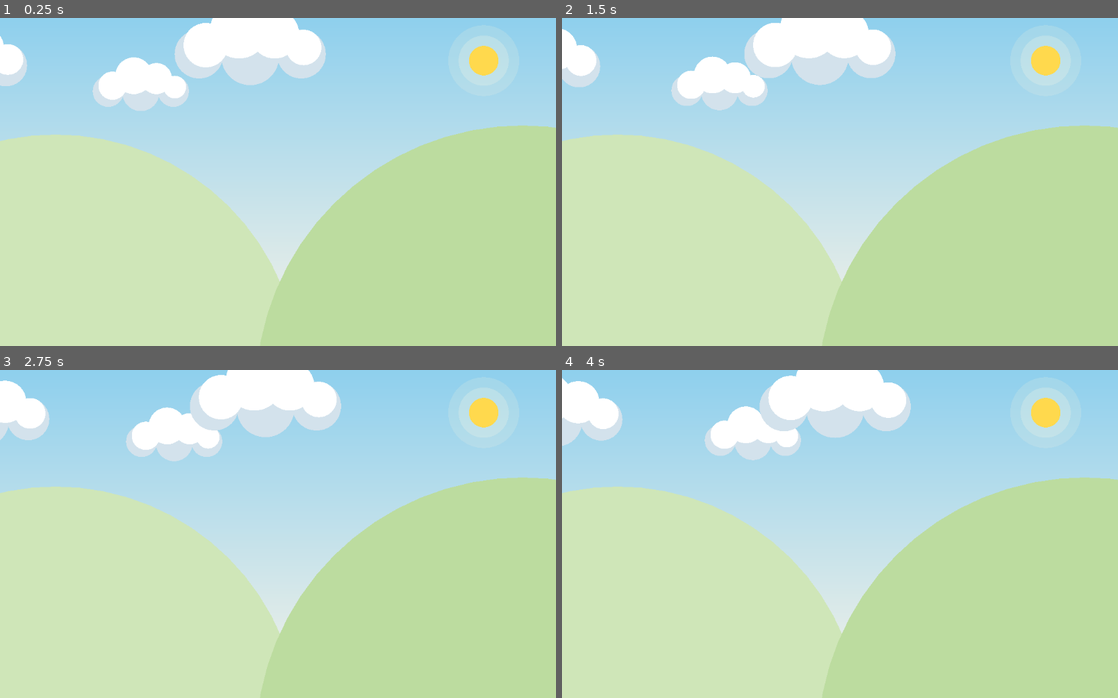
Above: before the commit, frames 1-4 (two rows, left to right).
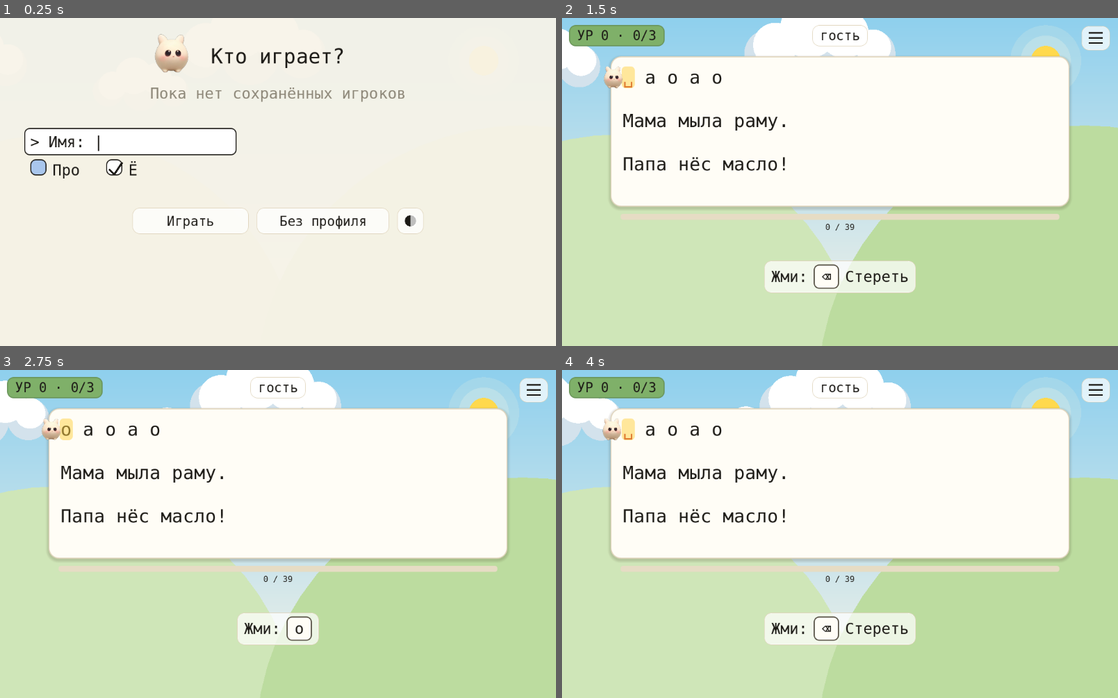
Above: after the commit, the same moments.

Repository: NikitaShubin/ModernBabyType
Game: Godot game, scene res://scenes/main.tscn
The game is run twice, just before and just after one commit, with the same random seed, the same clock (stepped at 60 frames per second) and the same inputs.
Inputs (mouse positions are in pixels of both pictures, inside the frame that each line leads up to):
- Up to frame 1 (0.25 s): no input
- Up to frame 2 (1.5 s): tap Enter at 0.5, 0.6 s; move the mouse to (962, 165) at 0.52 s; hold Right 0.53-1.28 s; click (962, 165) at 0.67 s; tap Space at 0.77, 1.07 s; move the mouse to (728, 198) at 1.27 s; hold Down from 1.28 s (still down); tap Keypad Enter at 1.35 s
- Up to frame 3 (2.75 s): tap Space at 1.52, 1.82 s; move the mouse to (333, 461) at 2.02 s; release Down at 2.03 s; hold Right from 2.03 s (still down); tap Backspace at 2.1 s
- Up to frame 4 (4 s): move the mouse to (812, 599) at 2.77 s; release Right at 2.78 s; hold Up 2.78-3.53 s; tap N at 2.85 s; click (812, 599) at 2.92 s; tap Space at 3.02, 3.32, 3.77 s; move the mouse to (1006, 583) at 3.52 s; hold Left from 3.53 s (still down); tap L at 3.6 s

The runs differ from the first frame. In frame 1, 96% of the frame differs, in the area x 0-100%, y 0-100%; in frame 2, 42%; in frame 3, 41%; in frame 4, 42%.
Error in both runs: Invalid assignment of property or key 'bg_color' with value of type 'Color' on a base object of type 'Nil'. (res://scripts/menu.gd:719)

Commit message:
Фикс запуска: отложенный сиблинг меню; взмах крыльями без капель

Diff:
--- a/game/scripts/main.gd
+++ b/game/scripts/main.gd
@@ -439,7 +439,12 @@
 		menu.chosen.connect(_menu_chosen)
 		# Сиблинг под корнем, а не ребёнок игры: экраны рядом,
 		# а не вложены. Порядок детей даёт меню верх и первый ввод.
-		get_parent().add_child(menu)
+		# Отложенно: _open_menu зовут и из _ready (стартовый роутинг),
+		# где родитель ещё монтирует детей и прямой add_child падает.
+		if get_parent().is_node_ready():
+			get_parent().add_child(menu)
+		else:
+			get_parent().add_child.call_deferred(menu)
 	menu.open(profile_name, kb_h)
 	menu_open = true
 	_players_hover = false
--- a/game/scripts/meadow.gd
+++ b/game/scripts/meadow.gd
@@ -99,23 +99,24 @@
 	for b in _birds:
 		var p: Vector2 = b[0]
 		var r: float = float(b[2])
-		# Взмах: фаза от возраста, период ~0.9 с. Размах концов дуг
-		# почти в радиан и вертикальное подпрыгивание: прежние 0.05–0.2
-		# рад глаз не ловил, и птица «висела» (п.1). Базовые углы те же —
+		# Взмах — поворот крыльев целиком вокруг тела (оба крыла
+		# вверх/вниз вместе, период ~0.9 с), форма дуг почти не
+		# меняется. Прежний вариант тянул концы дуг — тело
+		# вытягивалось капелькой вниз. Базовые углы те же —
 		# дуги смотрят вверх, птица не кверху пузом.
 		var ph: float = float(b[1]) + float(b[4]) * 7.0
-		var flap := sin(ph) * 0.5
-		var lift := -0.4 - flap * 0.9
-		var bob := sin(ph) * 3.0 * sc
-		var lo := PI * 1.15
-		var hi := PI * 1.85
-		var pc := p + Vector2(0.0, bob)
+		var up := sin(ph)
+		var span := PI * 0.70 + up * 0.10
+		var mid := PI * 1.5
+		var lo := mid - span * 0.5
+		var hi := mid + span * 0.5
+		var woff := up * r * 0.45
 		draw_arc(
-			pc + Vector2(-r * 0.9, 0), r, lo, hi - lift * 0.9, 8,
+			p + Vector2(-r * 0.9, woff), r, lo, hi, 8,
 			col, 2.5 * sc
 		)
 		draw_arc(
-			pc + Vector2(r * 0.9, 0), r, lo + lift * 0.9, hi, 8,
+			p + Vector2(r * 0.9, woff), r, lo, hi, 8,
 			col, 2.5 * sc
 		)
 
